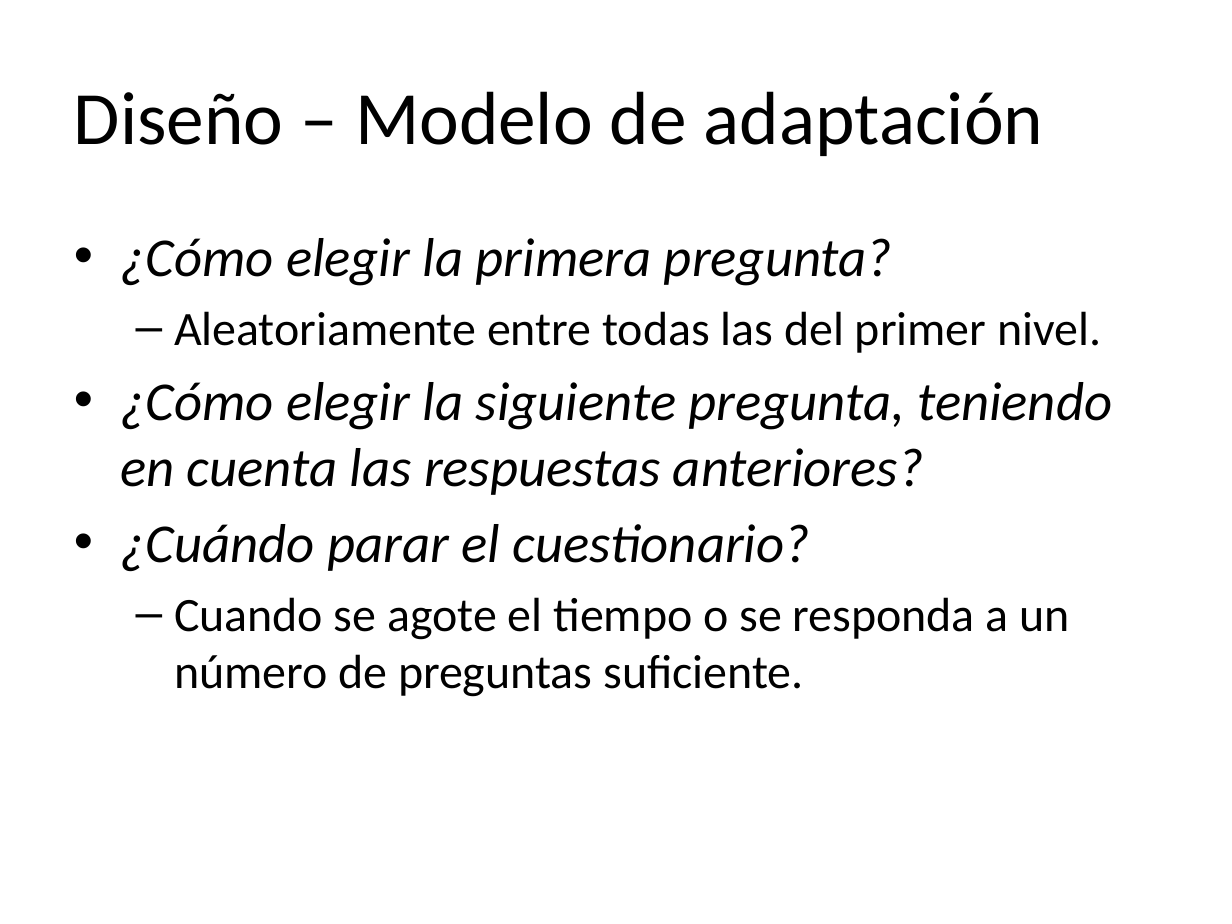
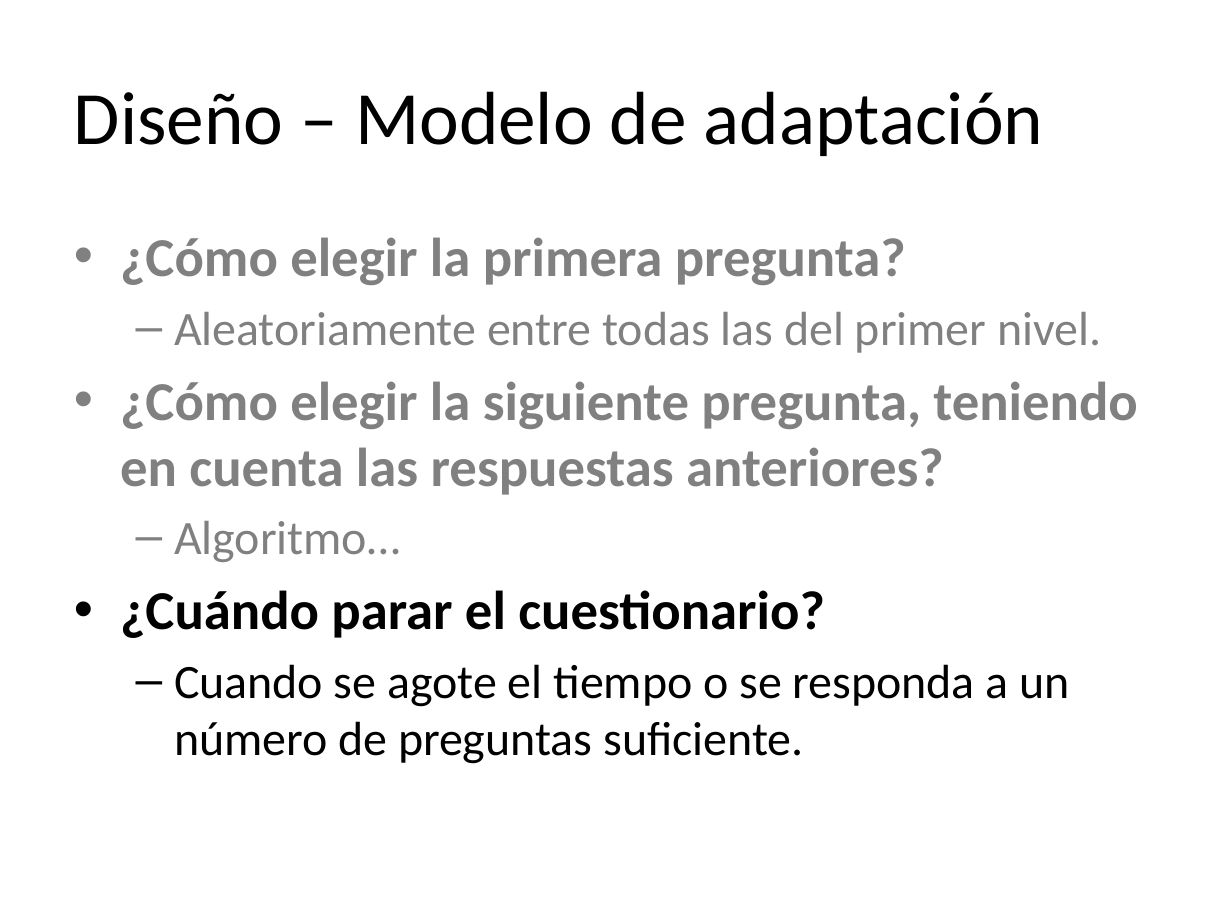
Before and after one commit to molins/TFG, a slide deck: slide 18 of presentacion/TFG.pptx (slide 17 before the commit). Drawn at 1232x924 pixels with LibreOffice and Linux fonts; fonts in the diff are those of the drawing. Boxes give left, top, right and bottom in pixels: in the first picture for what was removed or moved away, otherwise in the second. Text is boxed around its words. In the diff, an @@ line names an element or a change of style, - is before the commit and + after.

```diff
--- a/presentacion/TFG.pptx
+++ b/presentacion/TFG.pptx
@@ text at box(120, 237, 1137, 638): text colour #000000 to #808080 in "¿Cómo elegir la primera pregunta?", "Aleatoriamente entre todas las del primer nivel.", "¿Cómo elegir la siguiente pregunta, teniendo en ..."; bold on, italic off in "¿Cómo elegir la primera pregunta?", "¿Cómo elegir la siguiente pregunta, teniendo en ...", "¿Cuándo parar el cuestionario?" @@
@@ text at box(174, 521, 400, 562): paragraph added @@
+  – Algoritmo…
```
Also in this commit, not shown: 5 other slides changed, 1 slide added.
